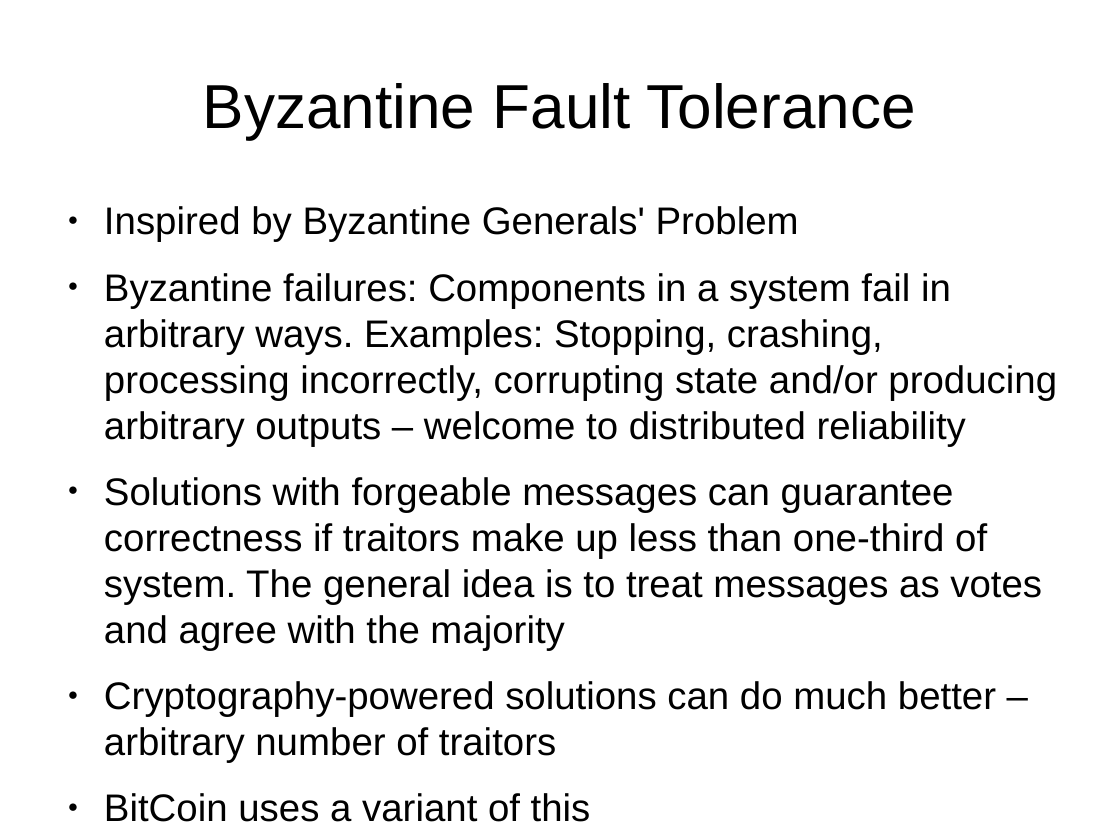
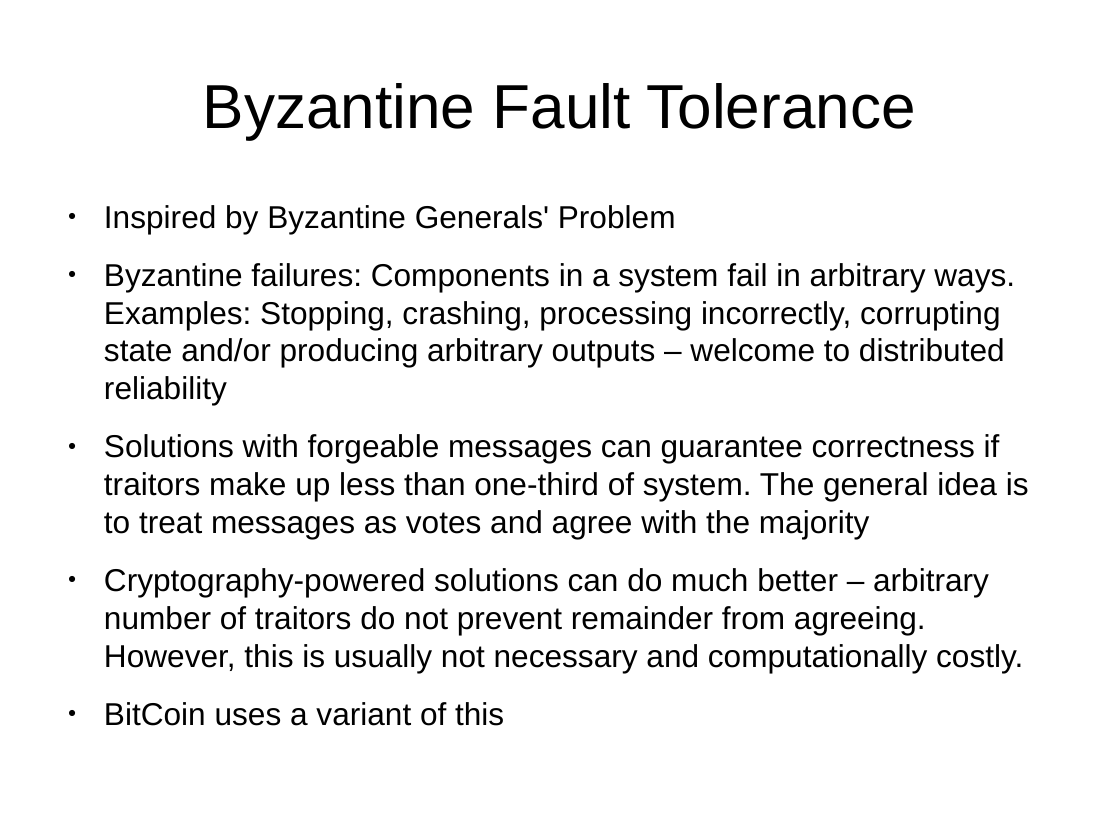
Before and after one commit to tormeh/sanntidpres, a slide deck: slide 12 of Actor model verification talk.odp (slide 7 before the commit). Drawn at 1120x840 pixels with LibreOffice and Linux fonts; fonts in the diff are those of the drawing. Boxes give left, top, right and bottom in pixels: in the first picture for what was removed or moved away, otherwise in the second. Text is boxed around its words. In the diff, an @@ line names an element or a change of style, - is before the commit and + after.

```diff
--- a/Actor model verification talk.odp
+++ b/Actor model verification talk.odp
@@ text at bbox=[104, 205, 1029, 539]: size 27.2 to 22.4 pt in "Inspired by Byzantine Generals' Problem", "Byzantine failures: Components in a system fail ...", "Solutions with forgeable messages can guarantee correctness ...", "BitCoin uses a variant of this" @@
@@ text at bbox=[104, 568, 1023, 673]: text changed; size 27.2 to 22.4 pt @@
-● Cryptography-powered solutions can do much better – arbitrary number of traitors
+● Cryptography-powered solutions can do much better – arbitrary number of traitors do not prevent remainder from agreeing. However, this is usually not necessary and computationally costly.
```
Also in this commit, not shown: 7 other slides changed, 9 slides added, 1 slide removed, 6 other files.
